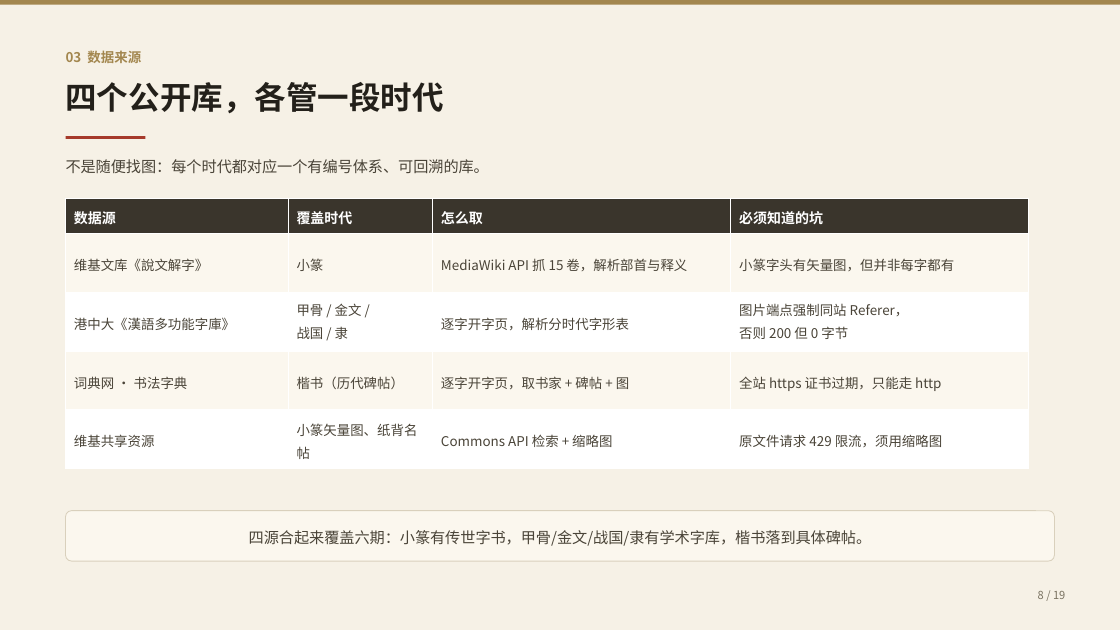
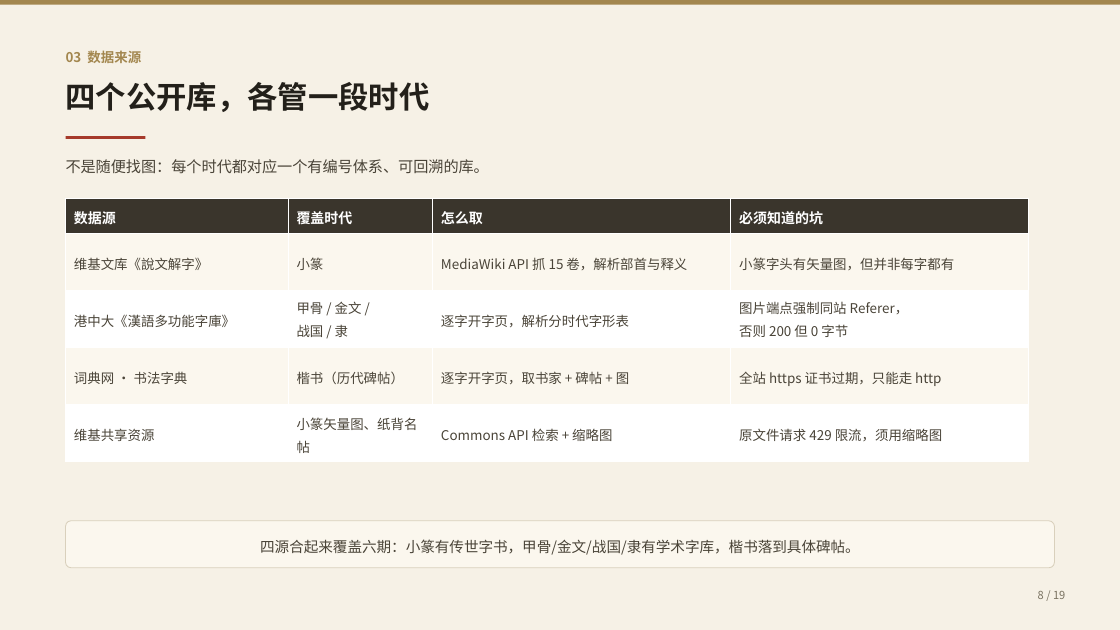
Before and after one commit to Otherhello/hanzi-timeline, a slide deck: slide 8 of docs/汉字字形演变证据链-汇报提纲.pptx. Drawn at 1120x630 pixels with LibreOffice and Linux fonts; fonts in the diff are those of the drawing. Boxes give left, top, right and bottom in pixels: in the first picture for what was removed or moved away, otherwise in the second. Text is boxed around its words. In the diff, an @@ line names an element or a change of style, - is before the commit and + after.

```diff
--- a/docs/汉字字形演变证据链-汇报提纲.pptx
+++ b/docs/汉字字形演变证据链-汇报提纲.pptx
@@ text "四个公开库，各管一段时代" at box(66, 82, 430, 112): size 27 to 26 pt @@
@@ table: place and size @@
-table at box(66, 198, 1029, 469)
+table at box(66, 198, 1029, 462)
@@ rounded rectangle "四源合起来覆盖六期：小篆有传世字书，甲骨/金文/战国/隶有学术字库，楷书落到具体碑帖。": place and size @@
-rounded rectangle "四源合起来覆盖六期：小篆有传世字书，甲骨/金文/战国/隶有学术字库，楷书落到具体碑帖。" at box(66, 511, 1054, 561)
+rounded rectangle "四源合起来覆盖六期：小篆有传世字书，甲骨/金文/战国/隶有学术字库，楷书落到具体碑帖。" at box(66, 521, 1054, 568)
@@ rounded rectangle "四源合起来覆盖六期：小篆有传世字书，甲骨/金文/战国/隶有学术字库，楷书落到具体碑帖。" at box(66, 521, 1054, 568): size 13 to 12.5 pt @@
```
Also in this commit, not shown: 16 other slides changed, 2 slides added, 2 slides removed, 2 other files.
